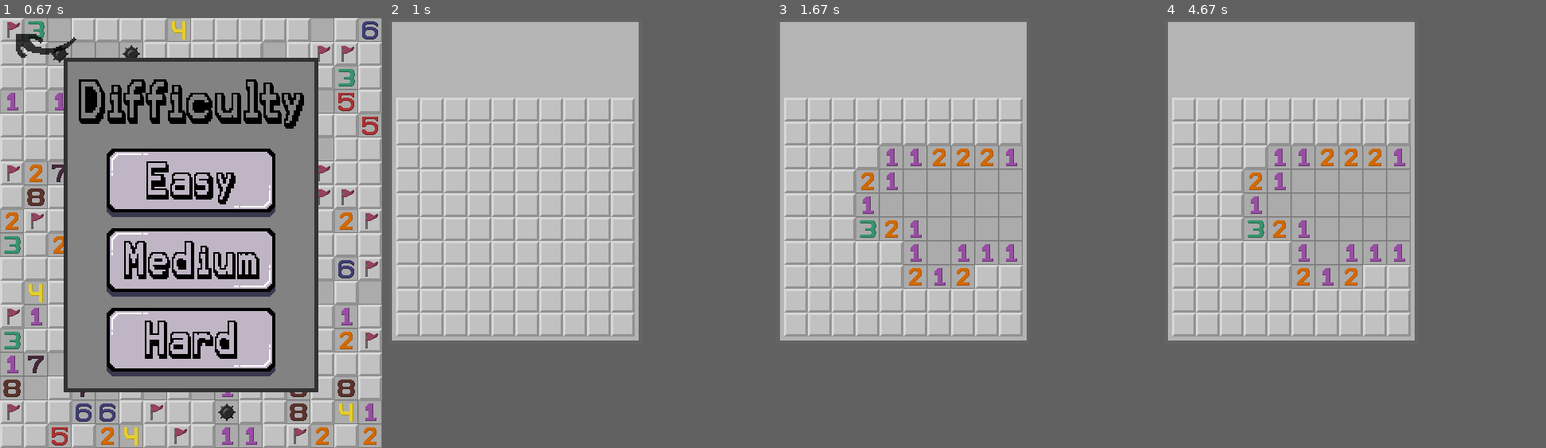
Above: before the commit, frames 1-4 (left to right).
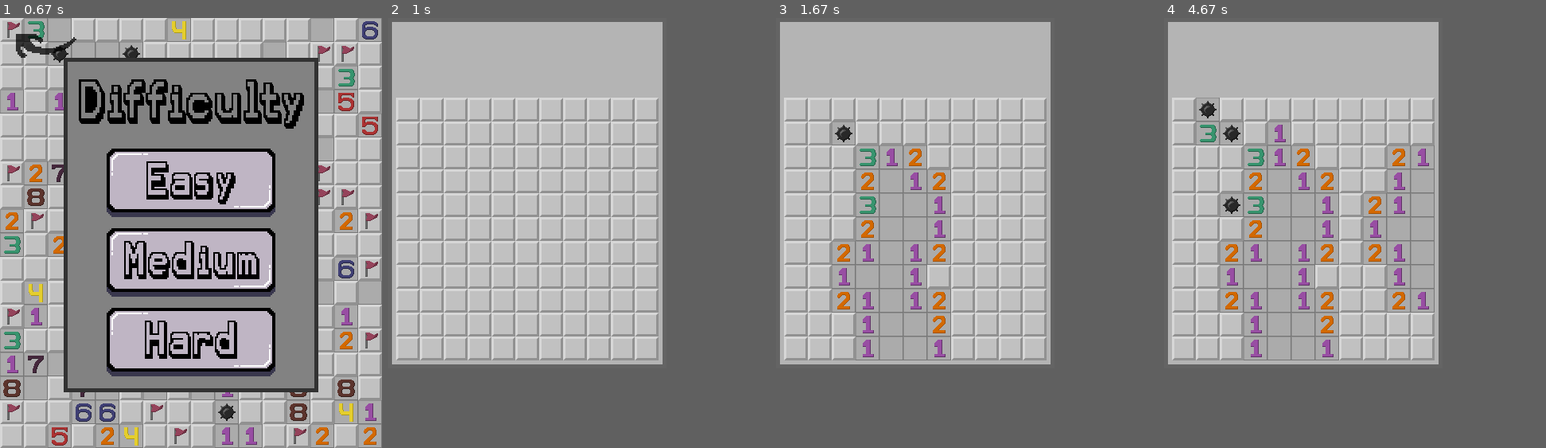
Above: after the commit, the same moments.

Repository: ctu-pjin/2024-i-hra-miny
Game: pygame game, started from pygame_part.py
Two runs of this game, one before a commit and one after it. Both use one fixed random seed, a clock stepped at 60 frames per second and the inputs below.
Inputs (mouse positions are in pixels of both pictures, inside the frame that each line leads up to):
- Up to frame 1 (0.67 s): click (191, 306) at 0.38 s
- Up to frame 2 (1 s): press the mouse at (579, 185) at 0.7 s; move the mouse to (552, 224) at 0.8 s; release the mouse at (529, 263) at 0.93 s
- Up to frame 3 (1.67 s): click (894, 207) at 1.05 s; click (833, 138) at 1.38 s
- Up to frame 4 (4.67 s): click (1267, 142) at 1.72 s; click (1347, 61) at 2.05 s; right-click (1202, 108) at 2.38 s; click (1408, 220) at 2.75 s; press the mouse at (1202, 108) at 3.2 s; move the mouse to (1286, 104) at 3.3 s; release the mouse at (1374, 95) at 3.43 s; right-click (1278, 190) at 3.55 s; click (1221, 194) at 3.88 s; click (1206, 134) at 4.55 s
In our replay, in frame 2 the window is 320x410 before the commit and 350x440 after it. These sizes can differ from the game's own. Grey fills any space a smaller window leaves; there, only what the larger window draws over its background counts as a difference.

Frame 1 is identical in both runs. In frame 2, 4.9% of the frame differs, in the area x 0-73%, y 0-82%; in frame 3, 12%; in frame 4, 12%.

Commit message:
propojeni fce s pygame+aktivace vlaječek

Diff:
--- a/pygame_part.py
+++ b/pygame_part.py
@@ -188,11 +188,11 @@
                 if event.type == pygame.MOUSEBUTTONUP:
                     if event.button == 1:
                         if easy_rect_on.collidepoint(pygame.mouse.get_pos()):
-                            width, height, pocet_min = 8, 8, 10
+                            width, height, pocet_min = 4, 4, 9
                         elif medium_rect_on.collidepoint(pygame.mouse.get_pos()):
-                            width, height, pocet_min = 10, 10, 18
+                            width, height, pocet_min = 11, 11, 25
                         elif hard_rect_on.collidepoint(pygame.mouse.get_pos()):
-                            width, height, pocet_min = 15, 15, 40
+                            width, height, pocet_min = 40, 21, 95
                         elif back_arrow_rect.collidepoint(pygame.mouse.get_pos()):
                             screen = pygame.display.set_mode(MENU_SCREEN_DIMENSIONS)
                             menu = True
@@ -223,7 +223,17 @@
                             x_click, y_click = pygame.mouse.get_pos()[0], pygame.mouse.get_pos()[1]
                             row, collumn = pole_funkce.click(x_click, y_click)
                             # pole_funkce.update_field(row, collumn)
-
+                            if field[row][collumn] == 9:
+                                ...
+                                #exit()
+                            field, bool_field = pole_funkce.update_field(field, bool_field, row, collumn)
+                        elif event.button == 3 and mines_rect.collidepoint(pygame.mouse.get_pos()):
+                            x_click, y_click = pygame.mouse.get_pos()[0], pygame.mouse.get_pos()[1]
+                            row, collumn = pole_funkce.click(x_click, y_click)
+                            if bool_field[row][collumn] == 0:
+                                bool_field[row][collumn] = 2
+                            elif bool_field[row][collumn] == 2:
+                                bool_field[row][collumn] = 0
 
         # This part is for drawing pictures on the screen
         if menu:  # this is drawn, while menu is active
@@ -274,6 +284,9 @@
                 # plot_bool_field()
                 screen.fill((100, 100, 100))
                 pygame.draw.rect(screen, (180, 180, 180), (5, 5, width*30+10, height*30+100))
+                """for radek in range(len(bool_field)):
+                    for sloupec in range(len(bool_field[0])):
+                        bool_field[radek][sloupec] = 1"""
                 plot_bool_field(bool_field, field)
 
         pygame.display.flip()
